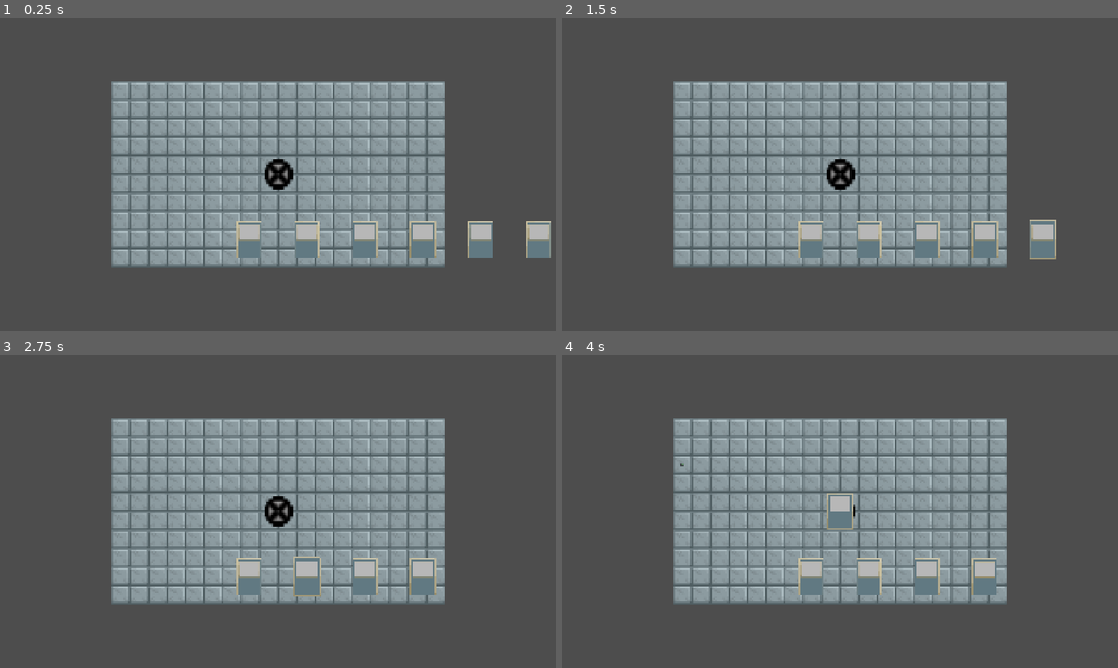
Above: before the commit, frames 1-4 (two rows, left to right).
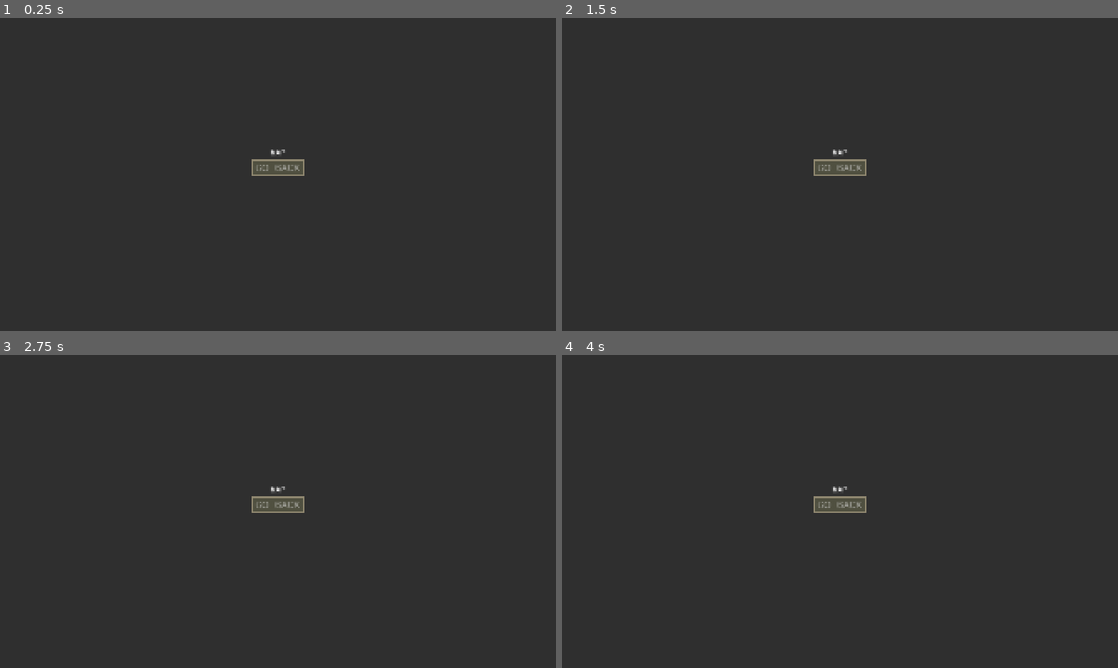
Above: after the commit, the same moments.

Repository: MasonGailiunas/csproject
Game: Godot game, scene res://main.tscn
The game is run twice, just before and just after one commit, with the same random seed, the same clock (stepped at 60 frames per second) and the same inputs.
Inputs (mouse positions are in pixels of both pictures, inside the frame that each line leads up to):
- Up to frame 1 (0.25 s): no input
- Up to frame 2 (1.5 s): click (840, 168) at 0.5 s, where only the run after the commit has a clickable "GO BACK"; drag from (1101, 240) to (928, 240) at 1.27 s
- Up to frame 3 (2.75 s): drag from (478, 577) to (305, 577) at 2.02 s
- Up to frame 4 (4 s): move the mouse to (984, 577) at 2.77 s; hold E (toggle_build) 2.78-3.5 s; click (984, 577) at 2.92 s; drag from (928, 577) to (673, 464) at 3.52 s

The runs differ from the first frame. In frame 1, 100% of the frame differs, in the area x 0-100%, y 0-100%; in frame 2, 100%; in frame 3, 100%; in frame 4, 100%.
Error after the commit: Trying to assign an array of type "Array" to a variable of type "Array[Room]". (res://Scenes/Map/map_generator.gd:124)

Commit message:
Alex 9/23/26 Commit
Created battle Icon and worked on clicking logic for icon

Diff:
--- /dev/null
+++ b/Scenes/Map/map_room.gd
@@ -0,0 +1,50 @@
+class_name MapRoom
+extends Area2D
+
+signal selected(room: Room)
+
+const ICONS := {
+	Room.Type.NOT_ASSIGNED: [null, Vector2.ONE],
+	Room.Type.CAMPFIRE: [preload("res://Art/Fight.png"), Vector2.ONE],
+	Room.Type.SHOP: [preload("res://Art/Fight.png"), Vector2.ONE],
+	Room.Type.TREASURE: [preload("res://Art/Fight.png"), Vector2.ONE],
+	Room.Type.OCCURRENCE: [preload("res://Art/Fight.png"), Vector2.ONE],
+	Room.Type.MONSTER: [preload("res://Art/Fight.png")]
+}
+
+@onready var sprite_2d: Sprite2D = $Visuals/Sprite2D
+@onready var line_2d: Line2D = $Visuals/Line2D
+@onready var animation_player: AnimationPlayer = $AnimationPlayer
+
+var available := false : set = set_available
+var room : Room : set = set_room
+
+func set_available(new_value: bool) -> void:
+	available = new_value
+
+	if available:
+		animation_player.play("Fight Icon ")
+	elif not room.selected:
+		animation_player.play("RESET")
+
+
+func set_room(new_data: Room) -> void:
+	room = new_data
+	position = room.position
+	line_2d.rotation_degrees = randi_range(0, 360)
+	sprite_2d.texture = ICONS[room.type][0]
+	sprite_2d.scale = ICONS[room.type][1]
+
+
+func show_selected() -> void:
+	line_2d.modulate = Color.WHITE
+
+func _on_input_event(viewport: Node, event: InputEvent, shape_idx: int) -> void:
+	if not available or not event.is_action_pressed("left_mouse"):
+		return
+
+	room.selected = true
+	animation_player.play("Click")
+
+func on_map_room_selected() -> void:
+	selected.emit(room)
--- /dev/null
+++ b/Scenes/Map/map_room.tscn
@@ -0,0 +1,111 @@
+[gd_scene format=3 uid="uid://6i4uim55lpfb"]
+
+[ext_resource type="Texture2D" uid="uid://2xs2cxr03ghv" path="res://Art/Fight.png" id="1_kfqlg"]
+[ext_resource type="Script" uid="uid://dvc3eiv8ht40t" path="res://Scenes/Map/map_room.gd" id="1_wn3tm"]
+
+[sub_resource type="CircleShape2D" id="CircleShape2D_0j8fc"]
+radius = 19.026299
+
+[sub_resource type="Animation" id="Animation_wn3tm"]
+resource_name = "Click"
+length = 0.6333333
+tracks/0/type = "value"
+tracks/0/imported = false
+tracks/0/enabled = true
+tracks/0/path = NodePath("Node2D:modulate")
+tracks/0/interp = 1
+tracks/0/loop_wrap = true
+tracks/0/keys = {
+"times": PackedFloat32Array(0, 0.3),
+"transitions": PackedFloat32Array(1, 1),
+"update": 0,
+"values": [Color(1, 1, 1, 0), Color(1, 1, 1, 1)]
+}
+tracks/1/type = "method"
+tracks/1/imported = false
+tracks/1/enabled = true
+tracks/1/path = NodePath(".")
+tracks/1/interp = 1
+tracks/1/loop_wrap = true
+tracks/1/keys = {
+"times": PackedFloat32Array(0.6),
+"transitions": PackedFloat32Array(1),
+"values": [{
+"args": [],
+"method": &"on_map_room_selected"
+}]
+}
+
+[sub_resource type="Animation" id="Animation_3cjej"]
+resource_name = "Fight Icon "
+loop_mode = 1
+tracks/0/type = "value"
+tracks/0/imported = false
+tracks/0/enabled = true
+tracks/0/path = NodePath("Node2D:scale")
+tracks/0/interp = 1
+tracks/0/loop_wrap = true
+tracks/0/keys = {
+"times": PackedFloat32Array(0, 0.5),
+"transitions": PackedFloat32Array(1, 1),
+"update": 0,
+"values": [Vector2(1, 1), Vector2(1.34, 1.34)]
+}
+
+[sub_resource type="Animation" id="Animation_fehfl"]
+length = 0.001
+tracks/0/type = "value"
+tracks/0/imported = false
+tracks/0/enabled = true
+tracks/0/path = NodePath("Node2D:scale")
+tracks/0/interp = 1
+tracks/0/loop_wrap = true
+tracks/0/keys = {
+"times": PackedFloat32Array(0),
+"transitions": PackedFloat32Array(1),
+"update": 0,
+"values": [Vector2(1, 1)]
+}
+tracks/1/type = "value"
+tracks/1/imported = false
+tracks/1/enabled = true
+tracks/1/path = NodePath("Node2D:modulate")
+tracks/1/interp = 1
+tracks/1/loop_wrap = true
+tracks/1/keys = {
+"times": PackedFloat32Array(0),
+"transitions": PackedFloat32Array(1),
+"update": 0,
+"values": [Color(1, 1, 1, 0)]
+}
+
+[sub_resource type="AnimationLibrary" id="AnimationLibrary_lxuqm"]
+_data = {
+&"Click": SubResource("Animation_wn3tm"),
+&"Fight Icon ": SubResource("Animation_3cjej"),
+&"RESET": SubResource("Animation_fehfl")
+}
+
+[node name="MapRoom" type="Area2D" unique_id=1649226878]
+collision_layer = 8
+collision_mask = 0
+script = ExtResource("1_wn3tm")
+
+[node name="Node2D" type="Node2D" parent="." unique_id=1335608216]
+modulate = Color(1, 1, 1, 0)
+
+[node name="Line2D" type="Line2D" parent="Node2D" unique_id=1696564143]
+points = PackedVector2Array(0, -16, 17, -15, 24, 8, 8, 24, 0, 24, -16, 16, -15, -3, -7, -16, 0, -16)
+default_color = Color(0.05490196, 0.39215687, 0.3647059, 1)
+
+[node name="Sprite2D" type="Sprite2D" parent="Node2D" unique_id=297301994]
+texture = ExtResource("1_kfqlg")
+
+[node name="CollisionShape2D" type="CollisionShape2D" parent="." unique_id=547604642]
+visible = false
+shape = SubResource("CircleShape2D_0j8fc")
+
+[node name="AnimationPlayer" type="AnimationPlayer" parent="." unique_id=1109465568]
+libraries/ = SubResource("AnimationLibrary_lxuqm")
+
+[connection signal="input_event" from="." to="." method="_on_input_event"]
--- a/main.tscn
+++ b/main.tscn
@@ -1,25 +1,52 @@
 [gd_scene format=3 uid="uid://twbtfld5y380"]
 
-[ext_resource type="PackedScene" uid="uid://borlwwgwhag74" path="res://map.tscn" id="1_0xm2m"]
-[ext_resource type="PackedScene" uid="uid://bhokacl60m47w" path="res://tower.tscn" id="2_h2yge"]
-[ext_resource type="Script" uid="uid://b2713gnah63my" path="res://gamecamera.gd" id="3_h2yge"]
-[ext_resource type="PackedScene" uid="uid://copvf3tjhidqh" path="res://placement_manager.tscn" id="4_1bvp3"]
-[ext_resource type="Script" uid="uid://cl7ay20cgom1k" path="res://player_hand.gd" id="5_lquwl"]
-[ext_resource type="Script" uid="uid://bnwlfwym2hkav" path="res://card_manager.gd" id="6_7mycd"]
+[ext_resource type="Script" uid="uid://11ma0lr2xe2v" path="res://Scenes/Map/map.gd" id="1_h2yge"]
+[ext_resource type="Theme" uid="uid://dhf4p8wepr1mq" path="res://main_theme.tres" id="2_1bvp3"]
+[ext_resource type="Script" uid="uid://cvjxhq02nnygl" path="res://Scenes/Map/map_generator.gd" id="3_lquwl"]
 
-[node name="MAIN" type="Node2D" unique_id=1929051744]
+[node name="Map" type="Control" unique_id=457036930]
+layout_mode = 3
+anchors_preset = 15
+anchor_right = 1.0
+anchor_bottom = 1.0
+grow_horizontal = 2
+grow_vertical = 2
+script = ExtResource("1_h2yge")
 
-[node name="Camera2D" type="Camera2D" parent="." unique_id=78217955]
-script = ExtResource("3_h2yge")
+[node name="ColorRect" type="ColorRect" parent="." unique_id=874587018]
+layout_mode = 0
+offset_right = 1920.0
+offset_bottom = 1080.0
+color = Color(0.18359044, 0.18359044, 0.18359044, 1)
 
-[node name="PlacementManager" parent="." unique_id=1106805761 instance=ExtResource("4_1bvp3")]
+[node name="VBoxContainer" type="VBoxContainer" parent="." unique_id=1005586918]
+layout_mode = 1
+anchors_preset = 8
+anchor_left = 0.5
+anchor_top = 0.5
+anchor_right = 0.5
+anchor_bottom = 0.5
+offset_left = -94.0
+offset_top = -94.5
+offset_right = 94.0
+offset_bottom = 94.5
+grow_horizontal = 2
+grow_vertical = 2
 
-[node name="TileMapLayer" parent="PlacementManager" unique_id=95948562 instance=ExtResource("1_0xm2m")]
+[node name="Label" type="Label" parent="VBoxContainer" unique_id=423582257]
+layout_mode = 2
+theme = ExtResource("2_1bvp3")
+text = "Map"
+horizontal_alignment = 1
+uppercase = true
 
-[node name="MainTower" parent="." unique_id=235311839 instance=ExtResource("2_h2yge")]
+[node name="Button" type="Button" parent="VBoxContainer" unique_id=416098685]
+layout_mode = 2
+theme = ExtResource("2_1bvp3")
+text = "GO BACK
+"
 
-[node name="PlayerHand" type="Node2D" parent="." unique_id=873714416]
-script = ExtResource("5_lquwl")
+[node name="MapGenerator" type="Node" parent="." unique_id=1897446544]
+script = ExtResource("3_lquwl")
 
-[node name="CardManager" type="Node2D" parent="." unique_id=703289816]
-script = ExtResource("6_7mycd")
+[connection signal="pressed" from="VBoxContainer/Button" to="." method="_on_button_pressed"]
--- a/project.godot
+++ b/project.godot
@@ -39,6 +39,10 @@
 ]
 }
 
+[layer_names]
+
+2d_physics/layer_4="map_rooms"
+
 [physics]
 
 3d/physics_engine="Jolt Physics"
Binary file added: Art/Fight.png
Not shown, added: Art/Fight.png.import
Not shown, added: Scenes/Map/map_room.gd.uid
Not shown, added: Art/Fight-20260923-130753.piskel
